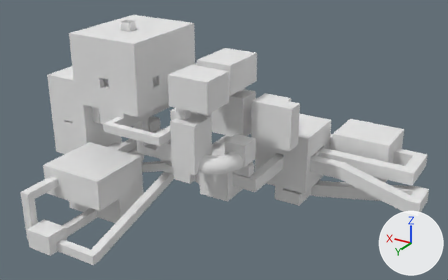
An edit to the Blender file Assets/Models/startingScene/startingRoom.blend, drawn before and after from the same camera.
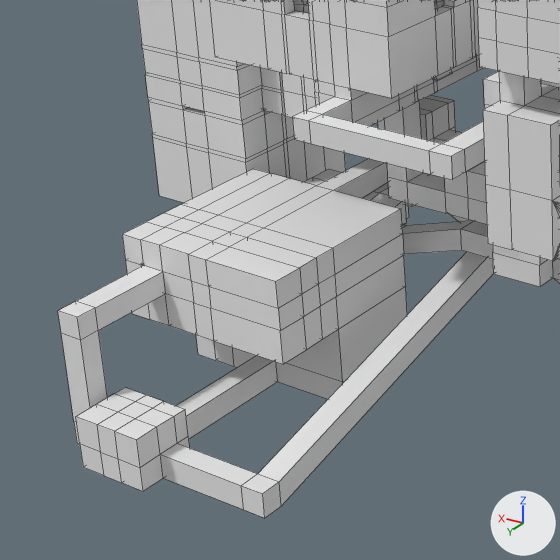
The first picture shows the older version from a 50 mm camera at (-73.6, 131.0, 85.4) aimed at (10.6, -9.4, 15.2). The close-ups show both versions on the part from 0% to 44% of the width and 30% to 100% of the height of that picture; other places that the commit changed are outside them. Lighting does not change. The marker at lower right points along +X, +Y and +Z. The close-ups show mesh edges as thin lines.

In view in the first close-up: 'BaseStartingRoomMesh', 'BaseStartingRoomMesh.003', 'BaseStartingRoomMesh.004', 'BaseStartingRoomMesh.006', 'BaseStartingRoomMesh.008', 'BaseStartingRoomMesh.009'.
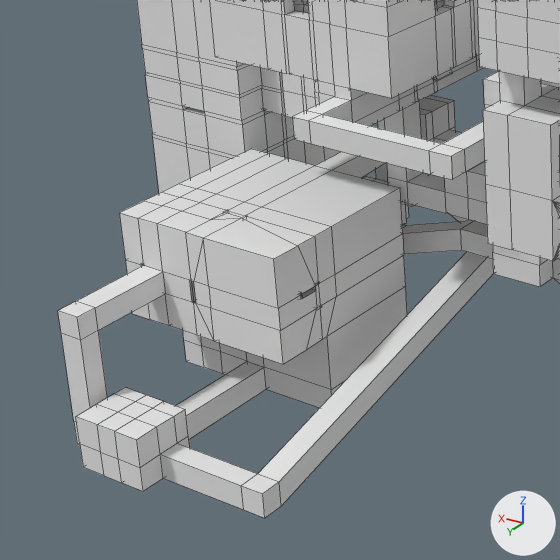
Pixel boxes (x1, y1, x2, y2) of what changed, in the close-ups (560 x 560 px):
'BaseStartingRoomMesh.009', reshaped: before (58, 159, 494, 518); after (58, 149, 494, 518)
part 1 of me_cube_010, built on: before (122, 159, 407, 439); after (120, 149, 407, 439)

What changed in the scene script:
```text
Change me_cube_010:
    used by ob_basestartingroommesh_009; location = (0.0, 0.0, 0.0)
    remove me_cube_010.from_pydata(...)  # 332 vertices, 346 faces; spans x 23.3..54.9, y -14.9..32.5, z -10.3..7.8
    add me_cube_010.from_pydata(...)  # 411 vertices, 424 faces; spans x 23.3..54.9, y -14.9..32.5, z -10.3..10.2
    me_cube_010 part 1: 54 vertices moved from x 34.4..54.9, y -13.4..18.5, z -10.3..7.8 to x 34.4..54.9, y -13.4..18.5, z -10.3..10.2; 3 vertices removed from x 43.5..45.8, y -10.9..12.6, z 5.4..7.8; 82 vertices added at x 34.4..46.0, y -10.9..18.5, z -1.4..10.2
```
